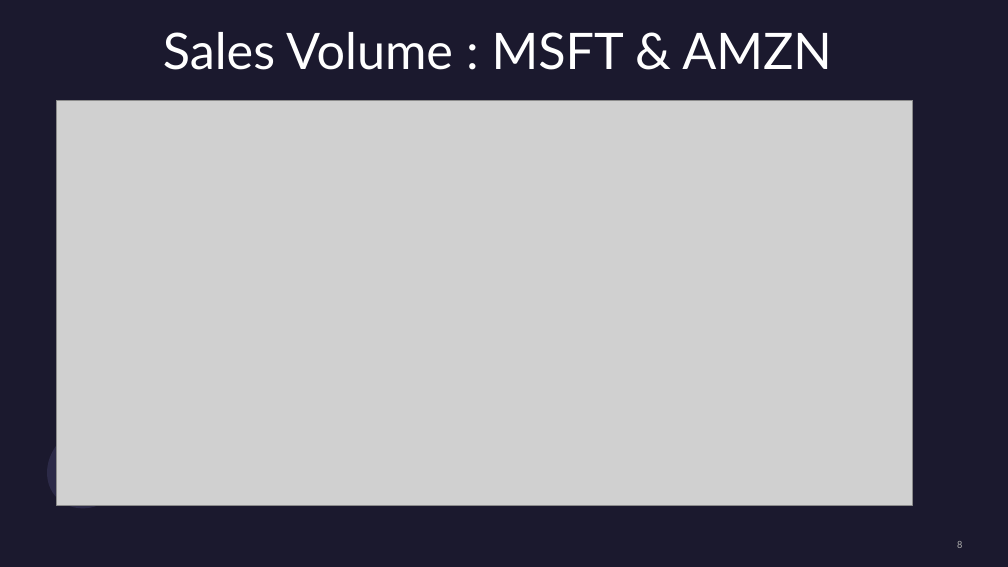
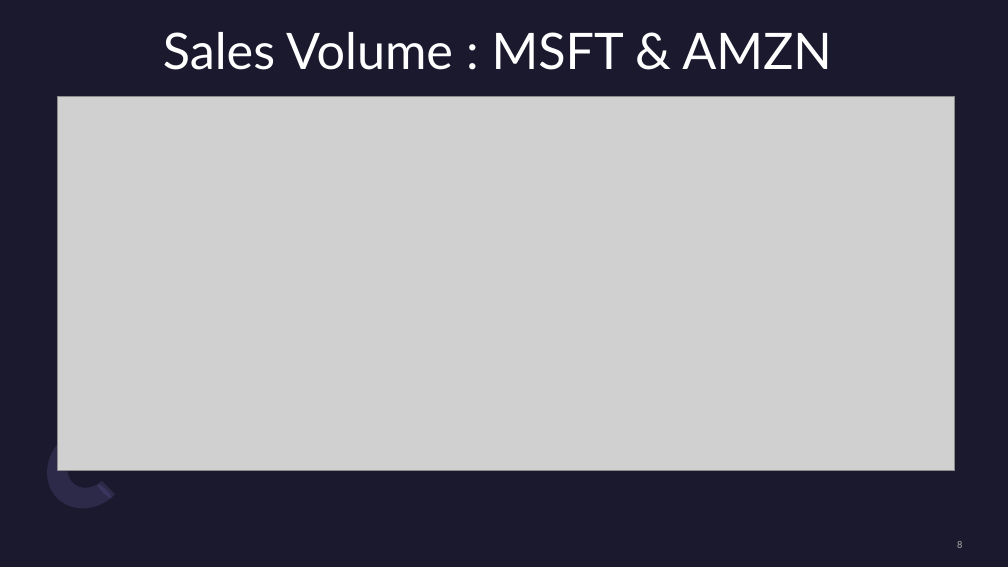
Before and after one commit to MlondiMq/Assignment-4, a slide deck: slide 8 of STOCK MARKET INVESTMENT STRATEGY.pptx. Drawn at 1008x567 pixels with LibreOffice and Linux fonts; fonts in the diff are those of the drawing; grey boxes stand for pictures. Boxes give left, top, right and bottom in pixels: in the first picture for what was removed or moved away, otherwise in the second. Text is boxed around its words. In the diff, an @@ line names an element or a change of style, - is before the commit and + after.

```diff
--- a/STOCK MARKET INVESTMENT STRATEGY.pptx
+++ b/STOCK MARKET INVESTMENT STRATEGY.pptx
@@ picture: place and size @@
-picture at box(57, 101, 913, 505)
+picture at box(57, 96, 955, 470)
@@ ellipse added at box(96, 483, 113, 500), fill #2B274A @@
```
Also in this commit, not shown: 5 other slides changed.
